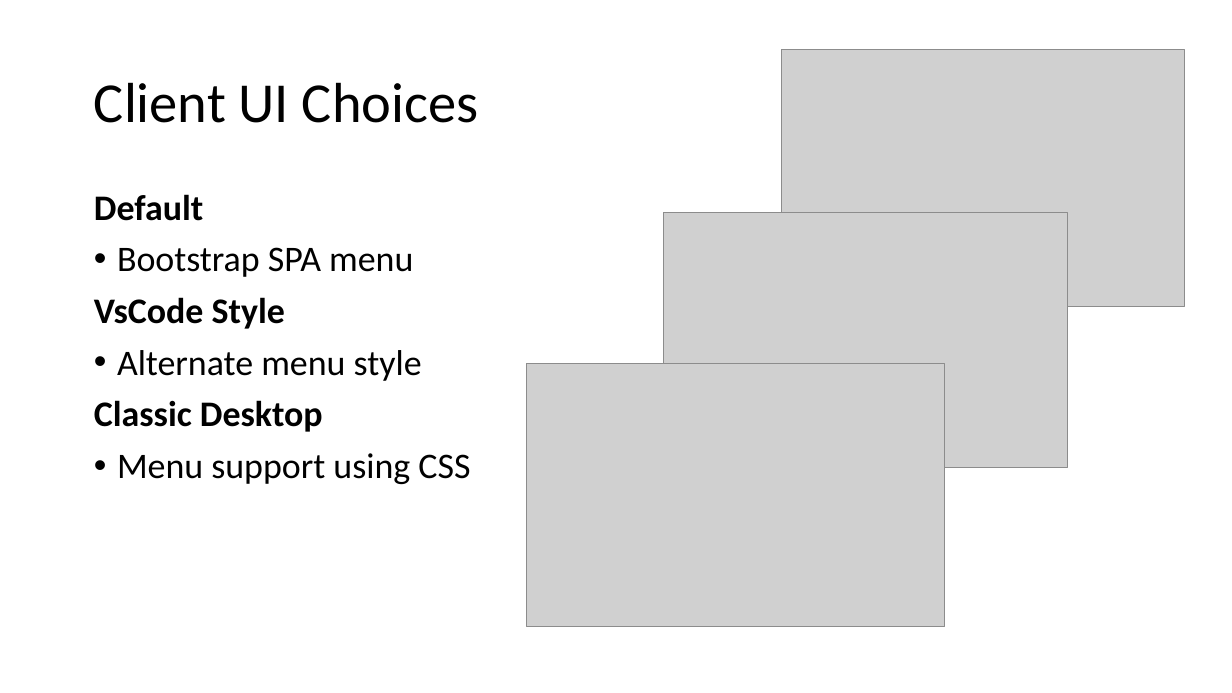
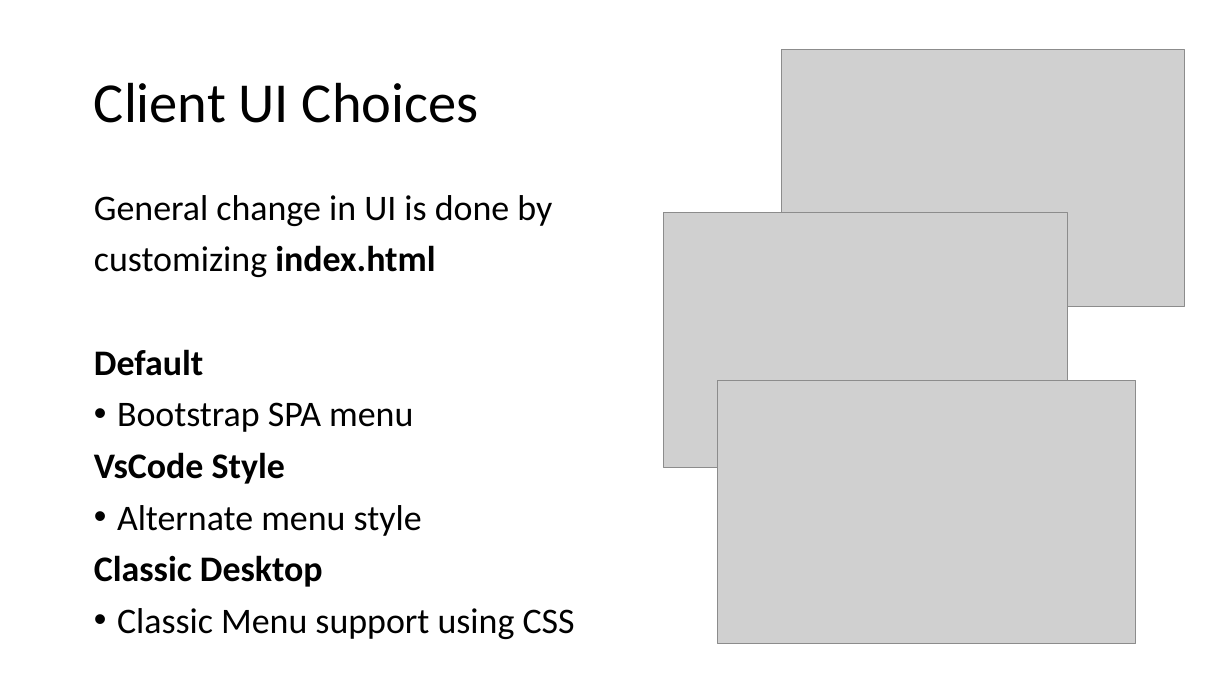
Before and after one commit to FrankPfattheicher/stonehenge.Chromely, a slide deck: slide 28 of stonehengeChromely.pptx (slide 27 before the commit). Drawn at 1232x693 pixels with LibreOffice and Linux fonts; fonts in the diff are those of the drawing; grey boxes stand for pictures. Boxes give left, top, right and bottom in pixels: in the first picture for what was removed or moved away, otherwise in the second. Text is boxed around its words. In the diff, an @@ line names an element or a change of style, - is before the commit and + after.

```diff
--- a/stonehengeChromely.pptx
+++ b/stonehengeChromely.pptx
@@ text at (94, 195, 552, 277): paragraphs added @@
+General change in UI is done by
+customizing index.html
@@ picture: place and size @@
-picture at (527, 363, 945, 627)
+picture at (718, 380, 1137, 643)
@@ text at (117, 608, 575, 639): text changed @@
-• Menu support using CSS
+• Classic Menu support using CSS
```
Also in this commit, not shown: 11 other slides changed, 1 slide added.
